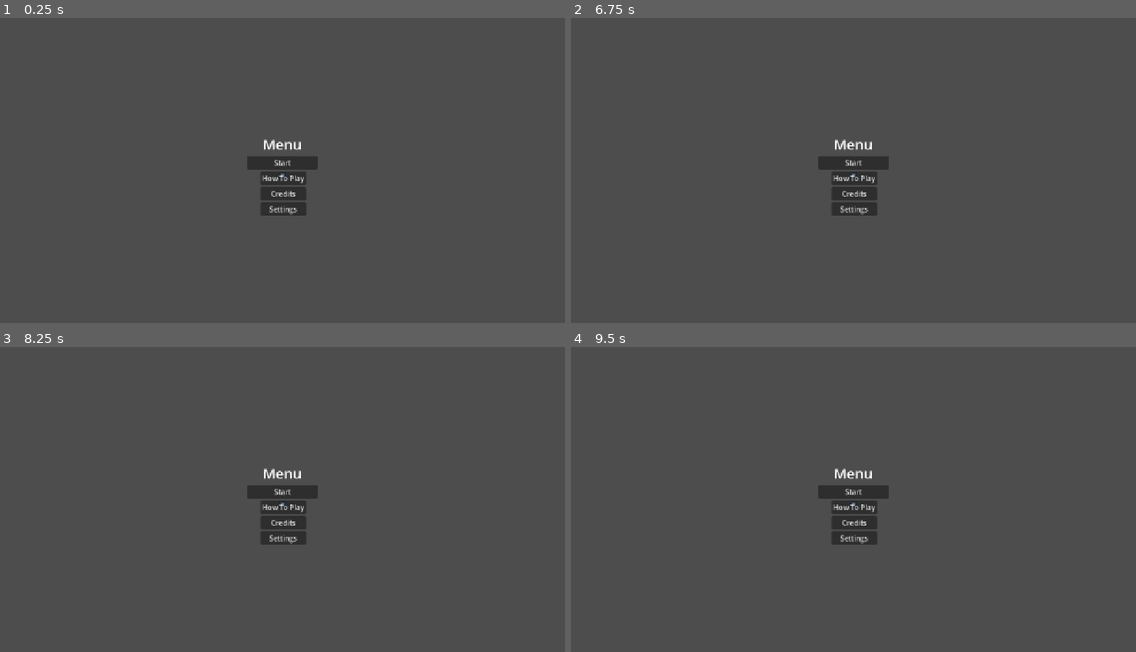
Above: before the commit, frames 1-4 (two rows, left to right).
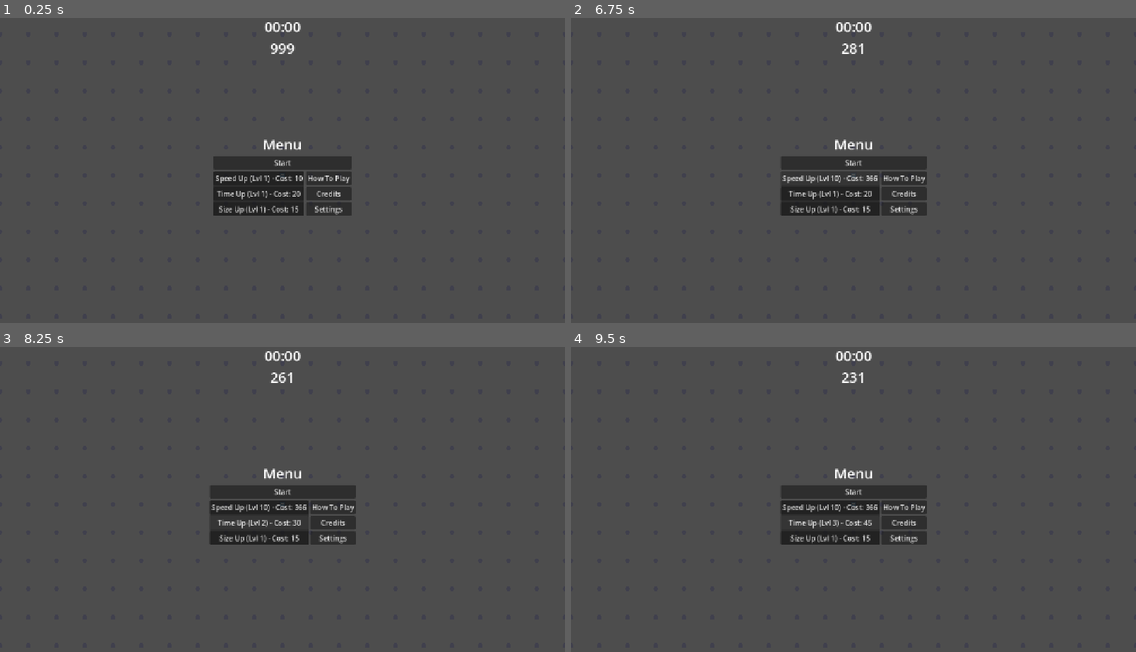
Above: after the commit, the same moments.

Repository: HoleInOneGolfer/GMTK-2026
Game: Godot game, scene res://scenes/main.tscn
Same seed, same stepped clock (60 frames per second), same inputs: the game is played once before the commit and once after it. The engine's default icon, where the game draws it, is replaced by a stand-in: a white triangle on a blue panel in a dark square.
Inputs (mouse positions are in pixels of both pictures, inside the frame that each line leads up to):
- Up to frame 1 (0.25 s): no input
- Up to frame 2 (6.75 s): click (830, 179) at 0.5 s, where only the run after the commit has a clickable "Speed Up (Lvl 1) - Cost: 10"; click (830, 179) at 1.25 s, where only the run after the commit has a clickable "Speed Up (Lvl 2) - Cost: 15"; click (830, 179) at 2 s, where only the run after the commit has a clickable "Speed Up (Lvl 3) - Cost: 22"; click (830, 179) at 2.75 s, where only the run after the commit has a clickable "Speed Up (Lvl 4) - Cost: 33"; click (830, 179) at 3.5 s, where only the run after the commit has a clickable "Speed Up (Lvl 5) - Cost: 49"; click (830, 179) at 4.25 s, where only the run after the commit has a clickable "Speed Up (Lvl 6) - Cost: 73"; click (830, 179) at 5 s, where only the run after the commit has a clickable "Speed Up (Lvl 7) - Cost: 109"; click (830, 179) at 5.75 s, where only the run after the commit has a clickable "Speed Up (Lvl 8) - Cost: 163"; click (830, 179) at 6.5 s, where only the run after the commit has a clickable "Speed Up (Lvl 9) - Cost: 244"
- Up to frame 3 (8.25 s): click (259, 508) at 7.25 s, where only the run after the commit has a clickable "Speed Up (Lvl 10) - Cost: 366"; click (259, 523) at 8 s, where only the run after the commit has a clickable "Time Up (Lvl 1) - Cost: 20"
- Up to frame 4 (9.5 s): click (830, 523) at 8.75 s, where only the run after the commit has a clickable "Time Up (Lvl 2) - Cost: 30"

The runs differ from the first frame. In frame 1, 3.2% of the frame differs, in the area x 37-63%, y 1-65%; in frame 2, 3.2%; in frame 3, 3.1%; in frame 4, 3.1%.

Commit message:
the main features of the game are almost done. Just missing the enemies and treasure

Diff:
--- a/project.godot
+++ b/project.godot
@@ -15,6 +15,10 @@
 config/features=PackedStringArray("4.7", "GL Compatibility")
 boot_splash/show_image=false
 config/icon="uid://dli8rt2sm1x8o"
+
+[autoload]
+
+GameManager="*uid://d21pdokasdxml"
 
 [display]
 
--- a/scenes/main.tscn
+++ b/scenes/main.tscn
@@ -2,11 +2,15 @@
 
 [ext_resource type="PackedScene" uid="uid://cnt7cah78t0v5" path="res://scenes/player.tscn" id="1_o5qli"]
 [ext_resource type="PackedScene" uid="uid://dhnlh73oxr0ai" path="res://scenes/ui.tscn" id="2_0wfyh"]
+[ext_resource type="Script" uid="uid://dlvjrsmft6a0v" path="res://scripts/game_area.gd" id="2_sugp2"]
 
 [node name="Main" type="Node2D" unique_id=1892159346]
 
 [node name="Player" parent="." unique_id=1945655462 instance=ExtResource("1_o5qli")]
 
 [node name="GameArea" type="Node2D" parent="." unique_id=2052191291]
+z_index = -5
+script = ExtResource("2_sugp2")
+dot_radius = 5.0
 
 [node name="UI" parent="." unique_id=1292629276 instance=ExtResource("2_0wfyh")]
--- a/scenes/ui.tscn
+++ b/scenes/ui.tscn
@@ -2,6 +2,7 @@
 
 [ext_resource type="Script" uid="uid://ix7xsqvylon5" path="res://scripts/ui.gd" id="1_nt7q6"]
 [ext_resource type="Script" uid="uid://bwcv31ikfnede" path="res://scripts/menu.gd" id="2_x4jx1"]
+[ext_resource type="Script" uid="uid://ct1ic2sc3eo2i" path="res://scripts/shop_panel.gd" id="3_gdt2y"]
 [ext_resource type="Script" uid="uid://vynuhgatjaga" path="res://scripts/settings_panel.gd" id="3_yev5y"]
 
 [sub_resource type="LabelSettings" id="LabelSettings_bhunq"]
@@ -13,12 +14,13 @@
 [sub_resource type="LabelSettings" id="LabelSettings_x4jx1"]
 font_size = 10
 
-[node name="UI" type="CanvasLayer" unique_id=1292629276 node_paths=PackedStringArray("hud_node", "menu_node", "timer_label")]
+[node name="UI" type="CanvasLayer" unique_id=1292629276 node_paths=PackedStringArray("hud_node", "menu_node", "timer_label", "score_label")]
 process_mode = 3
 script = ExtResource("1_nt7q6")
 hud_node = NodePath("HUD")
 menu_node = NodePath("MENU")
 timer_label = NodePath("HUD/VBoxContainer/TimerLabel")
+score_label = NodePath("HUD/VBoxContainer/ScoreLabel")
 round_duration = 5.0
 
 [node name="HUD" type="Control" parent="." unique_id=917895727]
@@ -100,12 +102,27 @@
 layout_mode = 2
 alignment = 1
 
-[node name="ShopPanel" type="PanelContainer" parent="MENU/MainLayout/CenterContent" unique_id=793732076]
-layout_mode = 2
+[node name="ShopPanel" type="PanelContainer" parent="MENU/MainLayout/CenterContent" unique_id=793732076 node_paths=PackedStringArray("speed_button", "size_button", "time_button")]
+layout_mode = 2
+script = ExtResource("3_gdt2y")
+speed_button = NodePath("ShopGrid/SpeedUpgrade")
+size_button = NodePath("ShopGrid/SizeUpgrade")
+time_button = NodePath("ShopGrid/TimeUpgrade")
 
 [node name="ShopGrid" type="GridContainer" parent="MENU/MainLayout/CenterContent/ShopPanel" unique_id=640713748]
 layout_mode = 2
-columns = 3
+
+[node name="SpeedUpgrade" type="Button" parent="MENU/MainLayout/CenterContent/ShopPanel/ShopGrid" unique_id=86356164]
+layout_mode = 2
+text = "+Speed"
+
+[node name="TimeUpgrade" type="Button" parent="MENU/MainLayout/CenterContent/ShopPanel/ShopGrid" unique_id=1116923741]
+layout_mode = 2
+text = "+Time"
+
+[node name="SizeUpgrade" type="Button" parent="MENU/MainLayout/CenterContent/ShopPanel/ShopGrid" unique_id=1328586179]
+layout_mode = 2
+text = "+Size"
 
 [node name="SidePanel" type="VBoxContainer" parent="MENU/MainLayout/CenterContent" unique_id=1785729234]
 layout_mode = 2
--- /dev/null
+++ b/scripts/GameManager.gd
@@ -0,0 +1,32 @@
+extends Node
+
+var score: int = 999
+
+# Upgrade Levels
+var speed_level: int = 1
+var size_level: int = 1
+var time_level: int = 1
+
+# Upgrade Costs
+var speed_cost: int = 10
+var size_cost: int = 15
+var time_cost: int = 20
+
+# Stat multipliers or additive bonuses
+func get_player_speed_multiplier() -> float:
+	# Example: each level adds 15% speed
+	return 1.0 + (speed_level - 1) * 0.15
+
+func get_player_size_multiplier() -> float:
+	# Example: each level increases size slightly (or decreases if that's the goal)
+	return 1.0 + (size_level - 1) * 0.10
+
+func get_bonus_time() -> float:
+	# Example: total bonus seconds added to round duration based on time level
+	return float((time_level - 1) * 5.0)
+
+func can_afford(cost: int) -> bool:
+	return score >= cost
+
+func spend_score(cost: int) -> void:
+	score -= cost
--- /dev/null
+++ b/scripts/game_area.gd
@@ -0,0 +1,39 @@
+extends Node2D
+
+@export var grid_size: float = 64.0
+@export var dot_radius: float = 2.0
+@export var dot_color: Color = Color(0.2, 0.2, 0.3, 0.5)
+
+# Optional: Make it parallax or follow the player slightly
+@export var follow_camera: bool = true
+
+func _process(_delta: float) -> void:
+	# Redraw every frame so it updates relative to camera movement
+	queue_redraw()
+
+func _draw() -> void:
+	var cam := get_viewport().get_camera_2d()
+	var top_left := Vector2.ZERO
+	var screen_size := get_viewport_rect().size
+
+	if cam:
+		# Center the grid drawing around the camera's current position
+		top_left = cam.get_screen_center_position() - (screen_size / 2.0)
+	else:
+		top_left = global_position
+
+	# Find the starting grid alignment point based on camera position
+	var start_x = floor(top_left.x / grid_size) * grid_size
+	var start_y = floor(top_left.y / grid_size) * grid_size
+
+	var end_x = top_left.x + screen_size.x + grid_size
+	var end_y = top_left.y + screen_size.y + grid_size
+
+	# Draw dots or grid lines at regular intervals
+	var x = start_x
+	while x < end_x:
+		var y = start_y
+		while y < end_y:
+			draw_circle(Vector2(x, y), dot_radius, dot_color)
+			y += grid_size
+		x += grid_size
--- a/scripts/player.gd
+++ b/scripts/player.gd
@@ -4,7 +4,13 @@
 @export var backward_speed_multiplier: float = 0.33
 @export var strafe_speed_multiplier: float = 0.44
 
+func _ready() -> void:
+	apply_size_upgrade()
+
 func _physics_process(delta: float) -> void:
+	# Keep size updated if upgrades happen during runtime
+	apply_size_upgrade()
+
 	# 1. Look at the mouse cursor
 	look_at(get_global_mouse_position())
 
@@ -12,29 +18,21 @@
 	var forward_backward := Input.get_axis("move_forward", "move_backward")
 	var left_right := Input.get_axis("move_left", "move_right")
 
-	# 3. Apply individual speed multipliers
-	# Note: moving forward yields a negative axis value with get_axis("move_forward", "move_backward")
-	var current_forward_speed = 0.0
-	if forward_backward < 0:
-		current_forward_speed = forward_speed # Moving forward
-	elif forward_backward > 0:
-		current_forward_speed = forward_speed * backward_speed_multiplier # Moving backward
+	# Fetch the current global speed multiplier from GameManager
+	var global_speed_mult = GameManager.get_player_speed_multiplier()
 
-	var current_strafe_speed = forward_speed * strafe_speed_multiplier
-
-	# 4. Build the relative movement vector
-	var move_dir = Vector2.ZERO
-	move_dir += transform.x * (-forward_backward * (forward_speed if forward_backward < 0 else (forward_speed * backward_speed_multiplier))) / forward_speed
-	move_dir += transform.y * (left_right * current_strafe_speed) / forward_speed
-
-	# A cleaner way to apply directional multipliers:
+	# 3. Build velocity using cleaner approach + GameManager speed multiplier
 	var final_velocity = Vector2.ZERO
 	if forward_backward < 0:
-		final_velocity += transform.x * -forward_backward * forward_speed
+		final_velocity += transform.x * -forward_backward * (forward_speed * global_speed_mult)
 	elif forward_backward > 0:
-		final_velocity += transform.x * -forward_backward * (forward_speed * backward_speed_multiplier)
+		final_velocity += transform.x * -forward_backward * (forward_speed * backward_speed_multiplier * global_speed_mult)
 
-	final_velocity += transform.y * left_right * (forward_speed * strafe_speed_multiplier)
+	final_velocity += transform.y * left_right * (forward_speed * strafe_speed_multiplier * global_speed_mult)
 
 	velocity = final_velocity
 	move_and_slide()
+
+func apply_size_upgrade() -> void:
+	var size_mult = GameManager.get_player_size_multiplier()
+	scale = Vector2.ONE * size_mult
--- /dev/null
+++ b/scripts/shop_panel.gd
@@ -0,0 +1,41 @@
+extends Control
+
+@export var speed_button: Button
+@export var size_button: Button
+@export var time_button: Button
+
+func _ready() -> void:
+	update_button_labels()
+
+	if speed_button: speed_button.pressed.connect(_on_speed_pressed)
+	if size_button: size_button.pressed.connect(_on_size_pressed)
+	if time_button: time_button.pressed.connect(_on_time_pressed)
+
+func update_button_labels() -> void:
+	if speed_button:
+		speed_button.text = "Speed Up (Lvl %d) - Cost: %d" % [GameManager.speed_level, GameManager.speed_cost]
+	if size_button:
+		size_button.text = "Size Up (Lvl %d) - Cost: %d" % [GameManager.size_level, GameManager.size_cost]
+	if time_button:
+		time_button.text = "Time Up (Lvl %d) - Cost: %d" % [GameManager.time_level, GameManager.time_cost]
+
+func _on_speed_pressed() -> void:
+	if GameManager.can_afford(GameManager.speed_cost):
+		GameManager.spend_score(GameManager.speed_cost)
+		GameManager.speed_level += 1
+		GameManager.speed_cost = int(GameManager.speed_cost * 1.5)
+		update_button_labels()
+
+func _on_size_pressed() -> void:
+	if GameManager.can_afford(GameManager.size_cost):
+		GameManager.spend_score(GameManager.size_cost)
+		GameManager.size_level += 1
+		GameManager.size_cost = int(GameManager.size_cost * 1.5)
+		update_button_labels()
+
+func _on_time_pressed() -> void:
+	if GameManager.can_afford(GameManager.time_cost):
+		GameManager.spend_score(GameManager.time_cost)
+		GameManager.time_level += 1
+		GameManager.time_cost = int(GameManager.time_cost * 1.5)
+		update_button_labels()
--- a/scripts/ui.gd
+++ b/scripts/ui.gd
@@ -3,6 +3,7 @@
 @export var hud_node: Control
 @export var menu_node: Control
 @export var timer_label: Label
+@export var score_label: Label
 
 @export var round_duration: float = 60.0
 
@@ -13,17 +14,19 @@
 	end_round()
 
 func _process(delta: float) -> void:
+	# Always update the score label so the shop shows currency changes in real-time
+	_update_hud_display()
+
 	if not round_active:
 		return
 
 	time_left = max(0.0, time_left - delta)
-	_update_hud_display()
 
 	if time_left <= 0.0:
 		end_round()
 
 func start_new_round() -> void:
-	time_left = round_duration
+	time_left = round_duration + GameManager.get_bonus_time()
 	round_active = true
 	_set_ui_state(true)
 
@@ -32,14 +35,22 @@
 	_set_ui_state(false)
 
 func _set_ui_state(in_game: bool) -> void:
-	if hud_node: hud_node.visible = in_game
-	if menu_node: menu_node.visible = not in_game
+	# HUD is always visible now, whether in-game or in the menu
+	if hud_node:
+		hud_node.visible = true
+
+	# Menu only shows when NOT in-game
+	if menu_node:
+		menu_node.visible = not in_game
+
+	# Pause the game tree when the menu is up, unpause when playing
 	get_tree().paused = not in_game
 
 func _update_hud_display() -> void:
-	if not timer_label:
-		return
+	if score_label:
+		score_label.text = str(GameManager.score)
 
-	var seconds = floori(time_left)
-	var milliseconds = floori((time_left - seconds) * 100)
-	timer_label.text = "%02d:%02d" % [seconds, milliseconds]
+	if timer_label and round_active:
+		var seconds = floori(time_left)
+		var milliseconds = floori((time_left - seconds) * 100)
+		timer_label.text = "%02d:%02d" % [seconds, milliseconds]
Not shown, added: scripts/GameManager.gd.uid
Not shown, added: scripts/game_area.gd.uid
Not shown, added: scripts/shop_panel.gd.uid
Not shown, removed: scenes/entities/.gitkeep
Not shown, removed: scenes/levels/.gitkeep
Not shown, removed: scenes/ui/.gitkeep
Not shown, removed: scripts/player/.gitkeep
